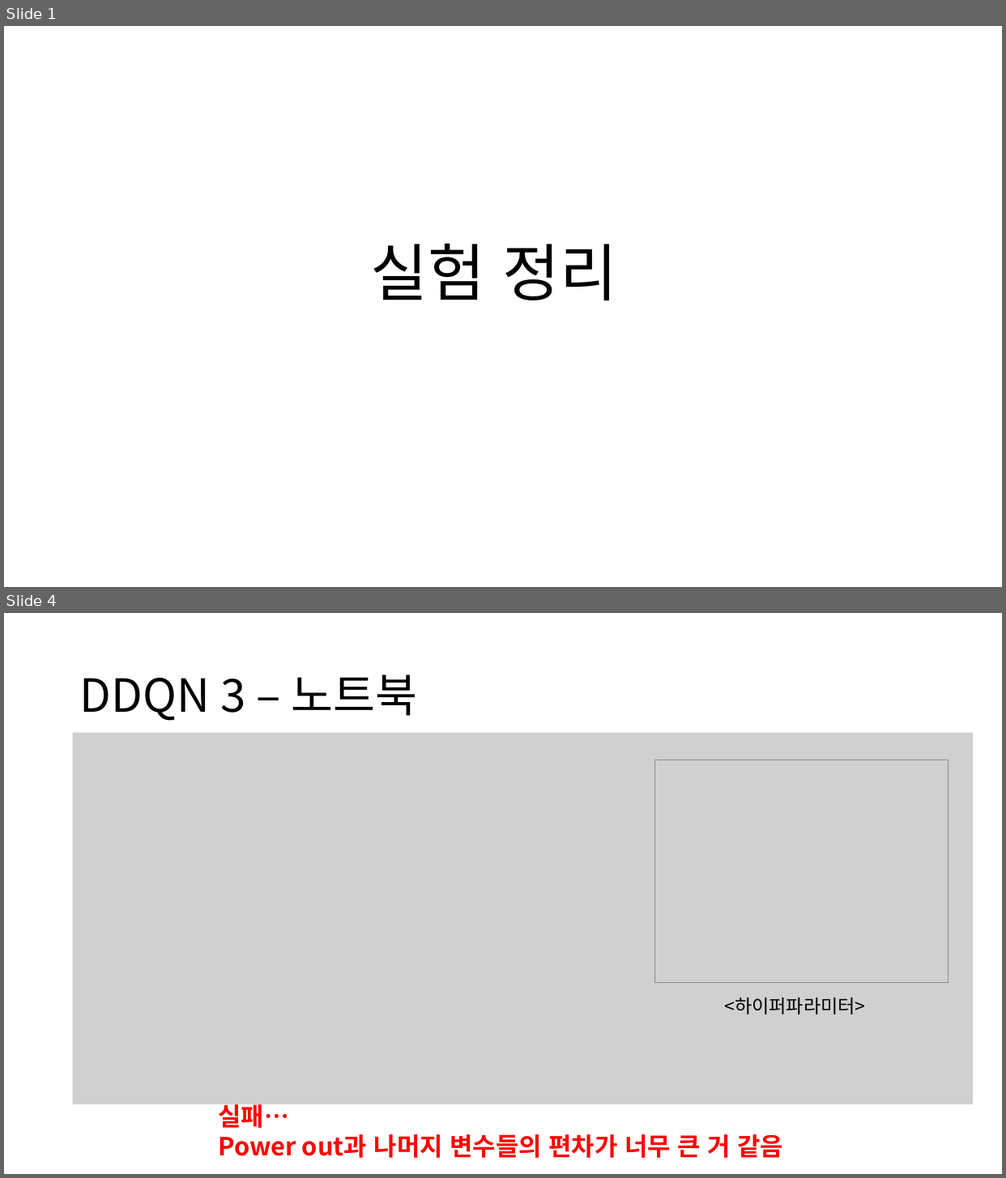
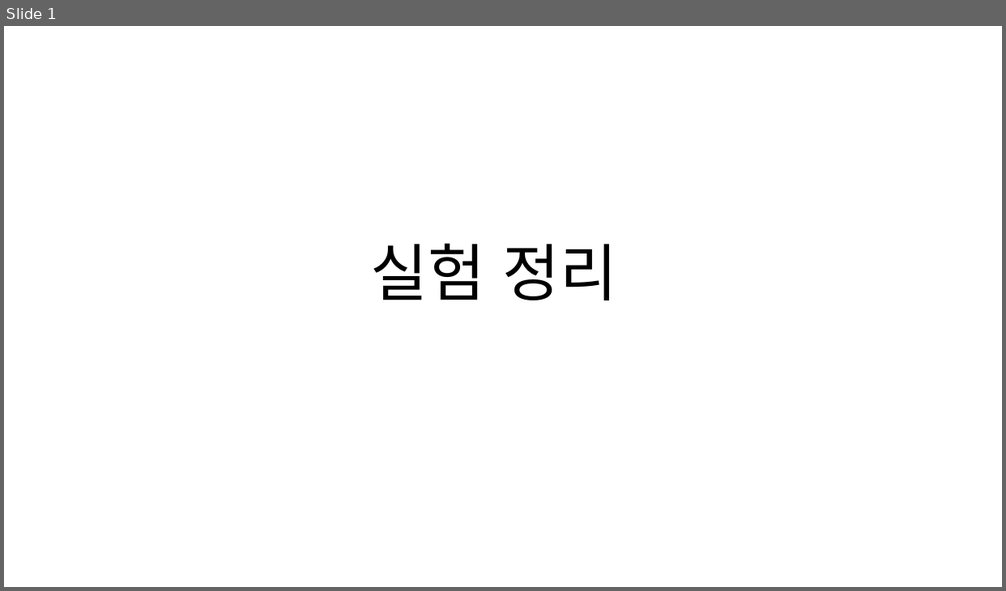
Before and after one commit to zidane89/experiment, a slide deck: 실험정리.pptx. Shown one above the other, each under a label of ours: slides 1 and 4 before the commit, slide 1 after it; the slides between them are not shown. The pictures are 1006x1178 and 1006x591 pixels, drawn with LibreOffice and Linux fonts; fonts in the diff are those of the drawing; grey boxes stand for pictures. Boxes give left, top, right and bottom in pixels: in the first picture for what was removed or moved away, otherwise in the second. Text is boxed around its words. In the diff, an @@ line names an element or a change of style, - is before the commit and + after.

```diff
--- a/실험정리.pptx
+++ b/실험정리.pptx
@@ slide 4 removed at [4, 613, 1002, 1174], background #FFFFFF @@
@@ title removed at [80, 675, 417, 721] @@
-DDQN 3 – 노트북
@@ picture removed at [73, 733, 974, 1105] @@
@@ picture removed at [654, 760, 948, 983] @@
@@ text removed at [724, 998, 865, 1015] @@
-<하이퍼파라미터>
@@ text removed at [219, 1101, 783, 1158] @@
-실패…
-Power out과 나머지 변수들의 편차가 너무 큰 거 같음
```
Also in this commit, not shown: 1 slide changed, 5 other slides removed.
